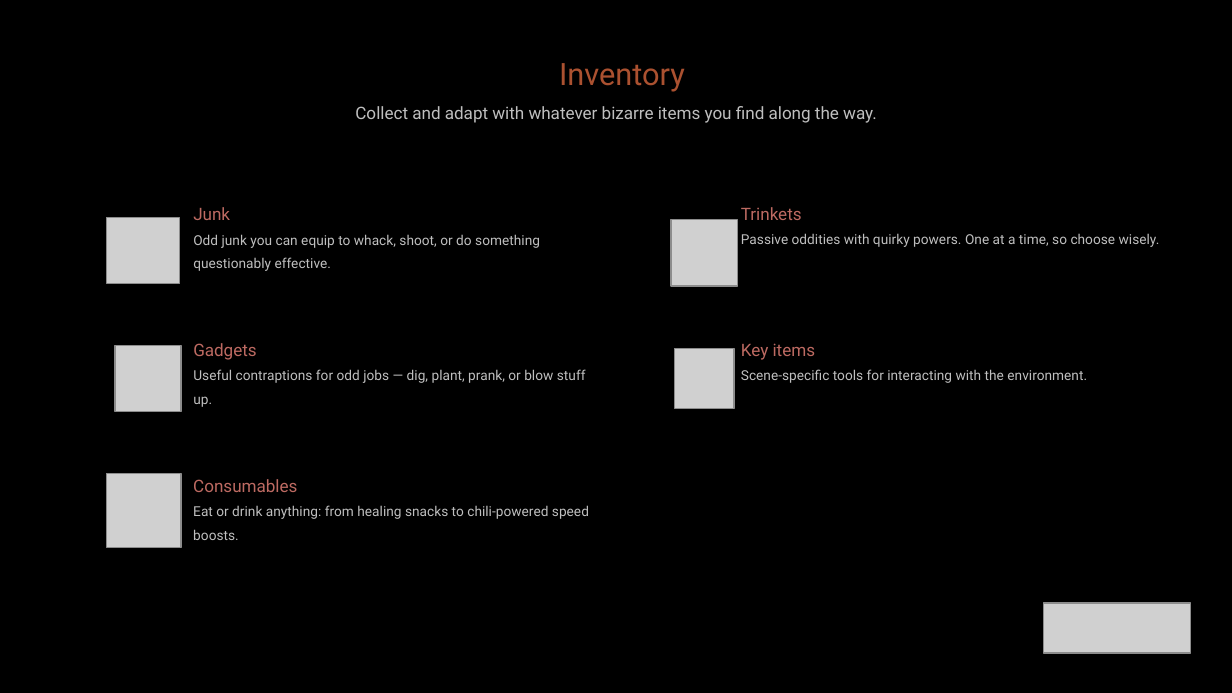
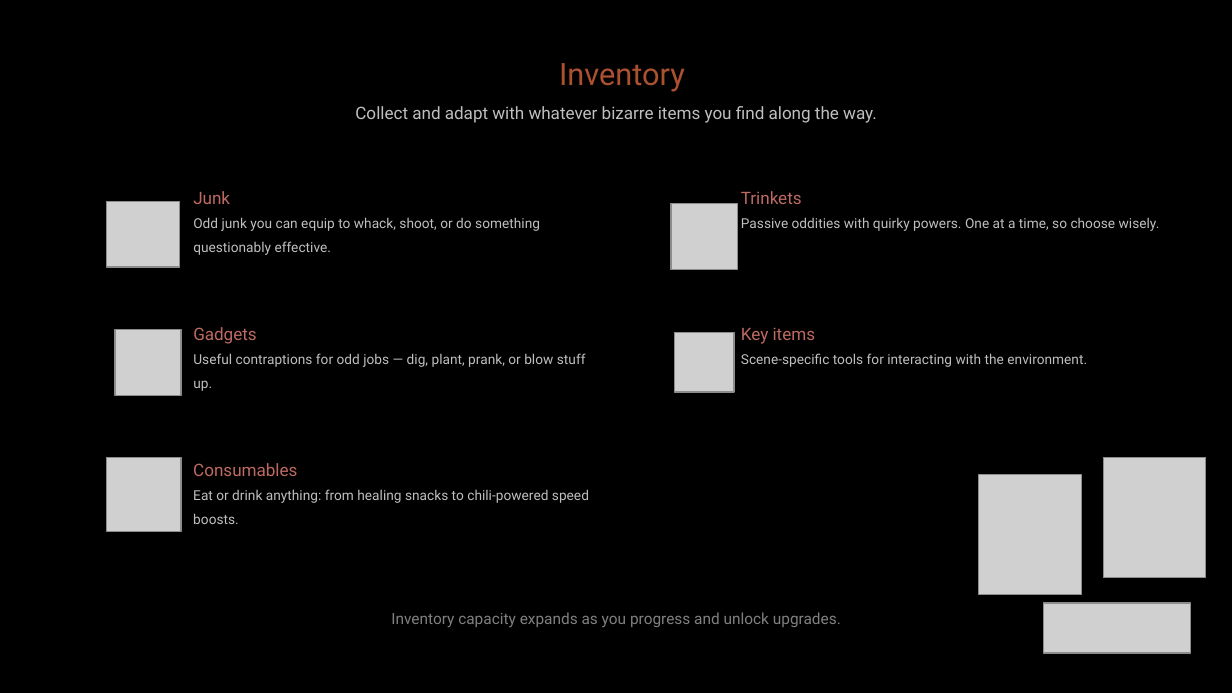
Before and after one commit to diegohcanepa/Remizione, a slide deck: slide 8 of Pitch Deck.pptx. Drawn at 1232x693 pixels with LibreOffice and Linux fonts; fonts in the diff are those of the drawing; grey boxes stand for pictures; background and template pictures are left out. Boxes give left, top, right and bottom in pixels: in the first picture for what was removed or moved away, otherwise in the second. Text is boxed around its words. In the diff, an @@ line names an element or a change of style, - is before the commit and + after.

```diff
--- a/Pitch Deck.pptx
+++ b/Pitch Deck.pptx
@@ 5 pictures, 5 texts: place and size @@
-5 pictures, 5 texts at box(107, 207, 1160, 547)
+5 pictures, 5 texts at box(107, 191, 1160, 531)
@@ picture added at box(978, 474, 1080, 595) @@
@@ picture added at box(1103, 457, 1205, 578) @@
@@ text added at box(391, 612, 841, 627), 9 pt, text #808080 @@
+Inventory capacity expands as you progress and unlock upgrades.
```
Also in this commit, not shown: 8 other slides changed, 1 slide added, 1 slide removed, 58 other files.
